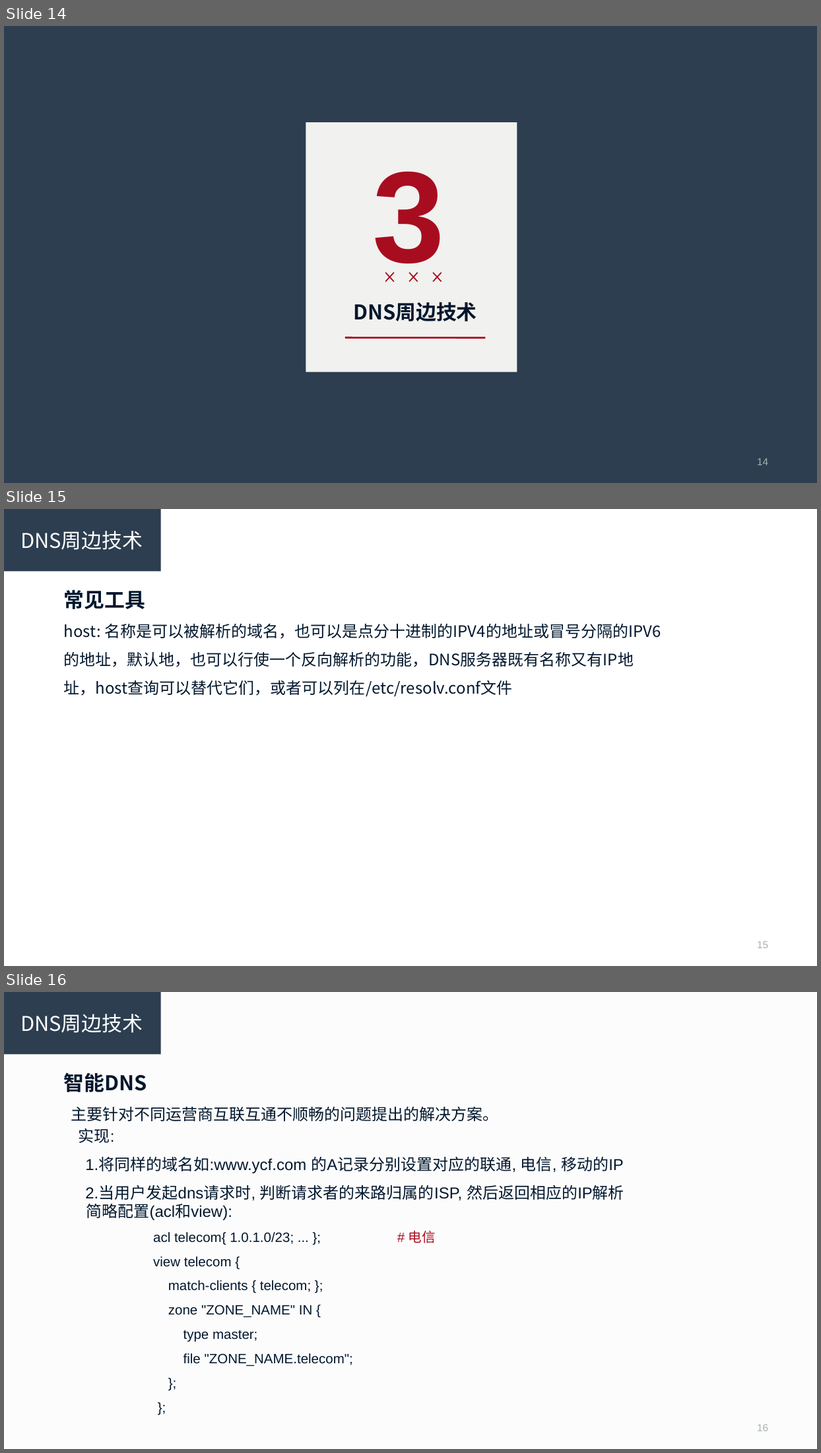
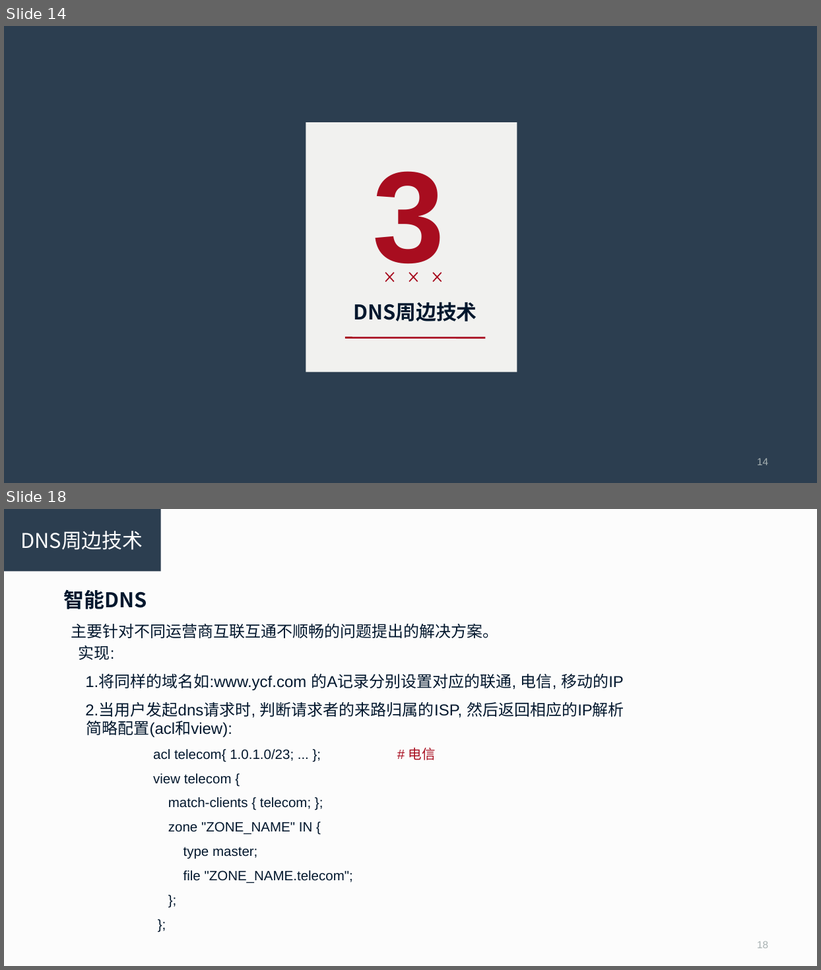
Before and after one commit to R-Lin/Simple_scripts, a slide deck: dns.ppt. Shown one above the other, each under a label of ours: slides 14, 15 and 16 before the commit, slides 14 and 18 after it; the slides between them are not shown. The pictures are 821x1453 and 821x970 pixels, drawn with LibreOffice and Linux fonts; fonts in the diff are those of the drawing. Boxes give left, top, right and bottom in pixels: in the first picture for what was removed or moved away, otherwise in the second. Text is boxed around its words. In the diff, an @@ line names an element or a change of style, - is before the commit and + after.

```diff
--- a/dns.ppt
+++ b/dns.ppt
@@ slide 15 removed at (4,509,817,966), background #FFFFFF @@
@@ rectangle removed at (4,509,161,571) @@
-DNS周边技术
@@ text removed at (64,590,661,697) @@
-常见工具
-host: 名称是可以被解析的域名，也可以是点分十进制的IPV4的地址或冒号分隔的IPV6的地址，默认地，也可以行使一个反向解析的功能，DNS服务器既有名称又有IP地址，host查询可以替代它们，或者可以列在/etc/resolv.conf文件
@@ page number removed at (757,941,768,949) @@
-15
@@ what was slide 16 is now slide 18 @@
```
Also in this commit, not shown: 3 slides added, 1 other file.
